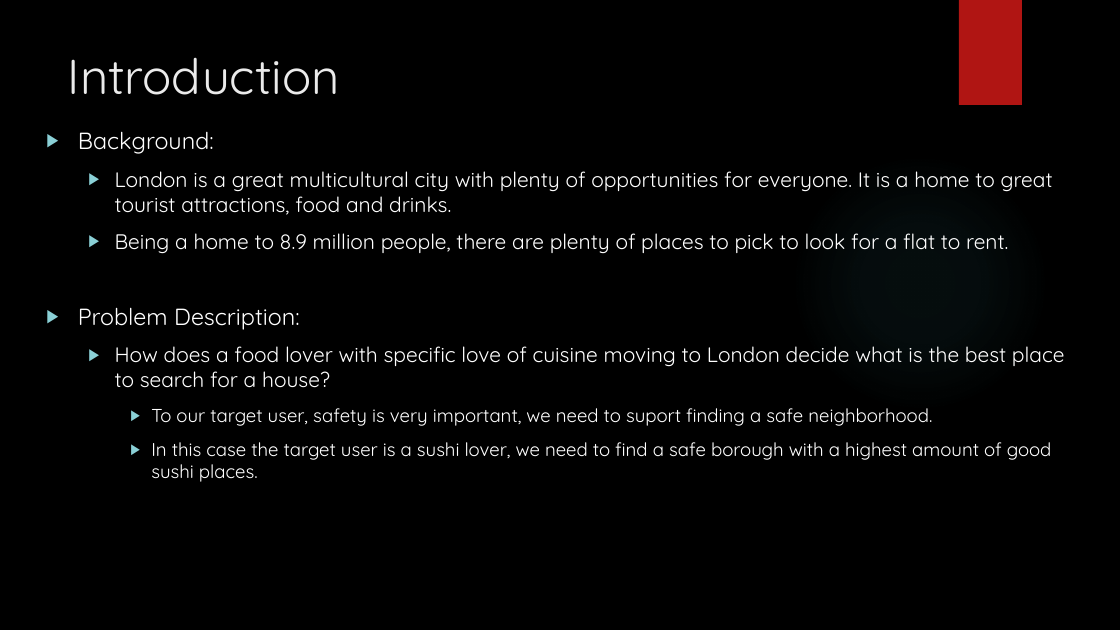
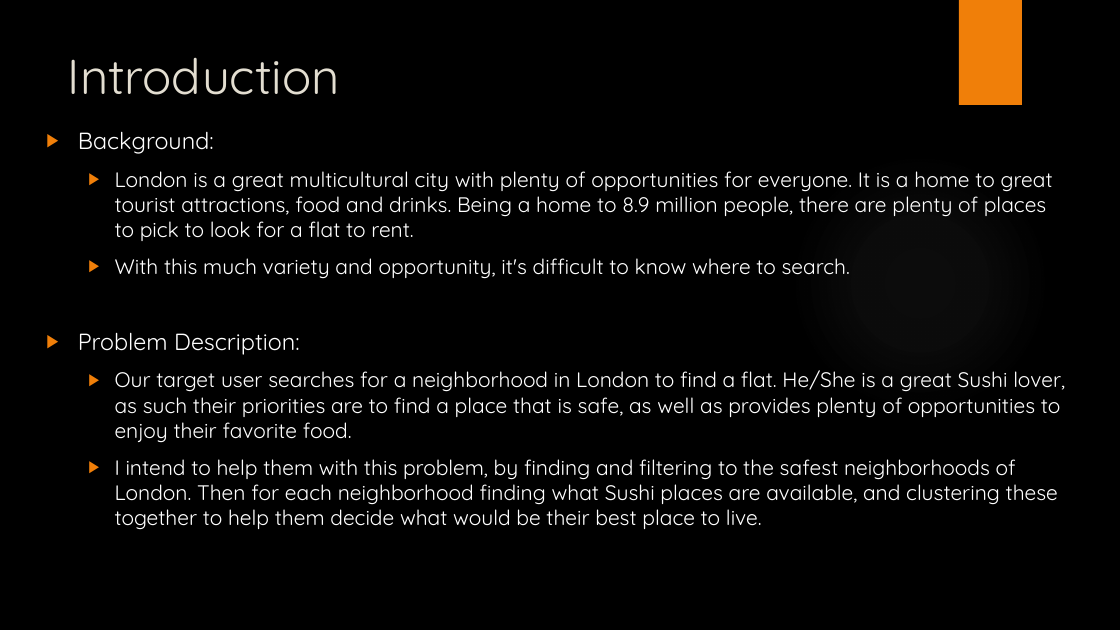
Before and after one commit to adam-abr/Coursera_Capstone, a slide deck: slide 2 of Capstone_Project/The Battle of Neighborhoods.pptx. Drawn at 1120x630 pixels with LibreOffice and Linux fonts; fonts in the diff are those of the drawing; background and template pictures are left out. Boxes give left, top, right and bottom in pixels: in the first picture for what was removed or moved away, otherwise in the second. Text is boxed around its words. In the diff, an @@ line names an element or a change of style, - is before the commit and + after.

```diff
--- a/Capstone_Project/The Battle of Neighborhoods.pptx
+++ b/Capstone_Project/The Battle of Neighborhoods.pptx
@@ rectangle at (x1=959, y1=0, x2=1022, y2=105): fill #B01513 to #F07F09 @@
@@ title "Introduction" at (x1=68, y1=57, x2=340, y2=95): text colour #EBEBEB to #E3DED1 @@
@@ text at (x1=78, y1=131, x2=300, y2=355): bullet colour #8AD0D6 to #F07F09 @@
@@ text at (x1=115, y1=171, x2=1053, y2=279): text changed @@
-  ▶ London is a great multicultural city with plenty of opportunities for everyone. It is a home to great tourist attractions, food and drinks.
-  ▶ Being a home to 8.9 million people, there are plenty of places to pick to look for a flat to rent.
+  ▶ London is a great multicultural city with plenty of opportunities for everyone. It is a home to great tourist attractions, food and drinks. Being a home to 8.9 million people, there are plenty of places to pick to look for a flat to rent.
+  ▶ With this much variety and opportunity, it's difficult to know where to search.
@@ ellipse at (x1=791, y1=154, x2=1049, y2=413): fill gradient #50B9C1 to gradient #ADADAD @@
@@ text at (x1=115, y1=370, x2=1065, y2=530): text changed; size 16 to 18 pt @@
-  ▶ How does a food lover with specific love of cuisine moving to London decide what is the best place to search for a house?
-    ▶ To our target user, safety is very important, we need to suport finding a safe neighborhood.
-    ▶ In this case the target user is a sushi lover, we need to find a safe borough with a highest amount of good sushi places.
+  ▶ Our target user searches for a neighborhood in London to find a flat. He/She is a great Sushi lover, as such their priorities are to find a place that is safe, as well as provides plenty of opportunities to enjoy their favorite food.
+  ▶ I intend to help them with this problem, by finding and filtering to the safest neighborhoods of London. Then for each neighborhood finding what Sushi places are available, and clustering these together to help them decide what would be their best place to live.
```
Also in this commit, not shown: 2 other slides changed, 7 slides added, 2 other files.
